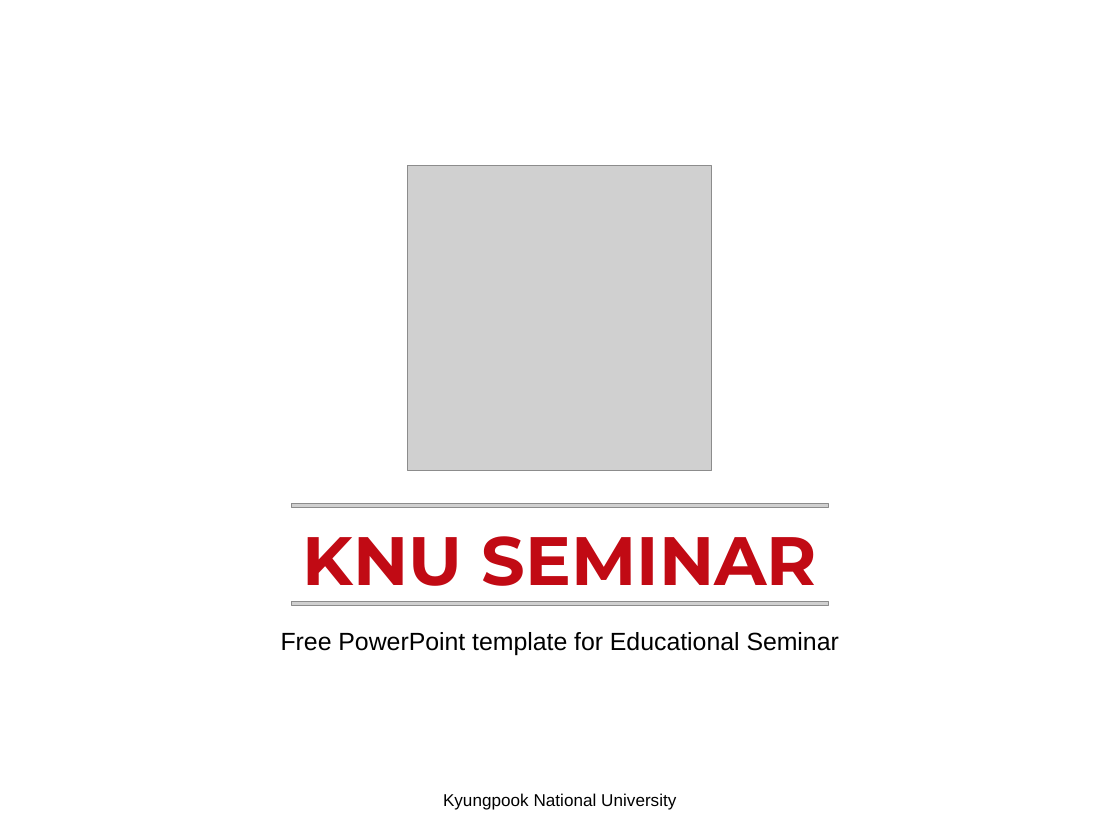
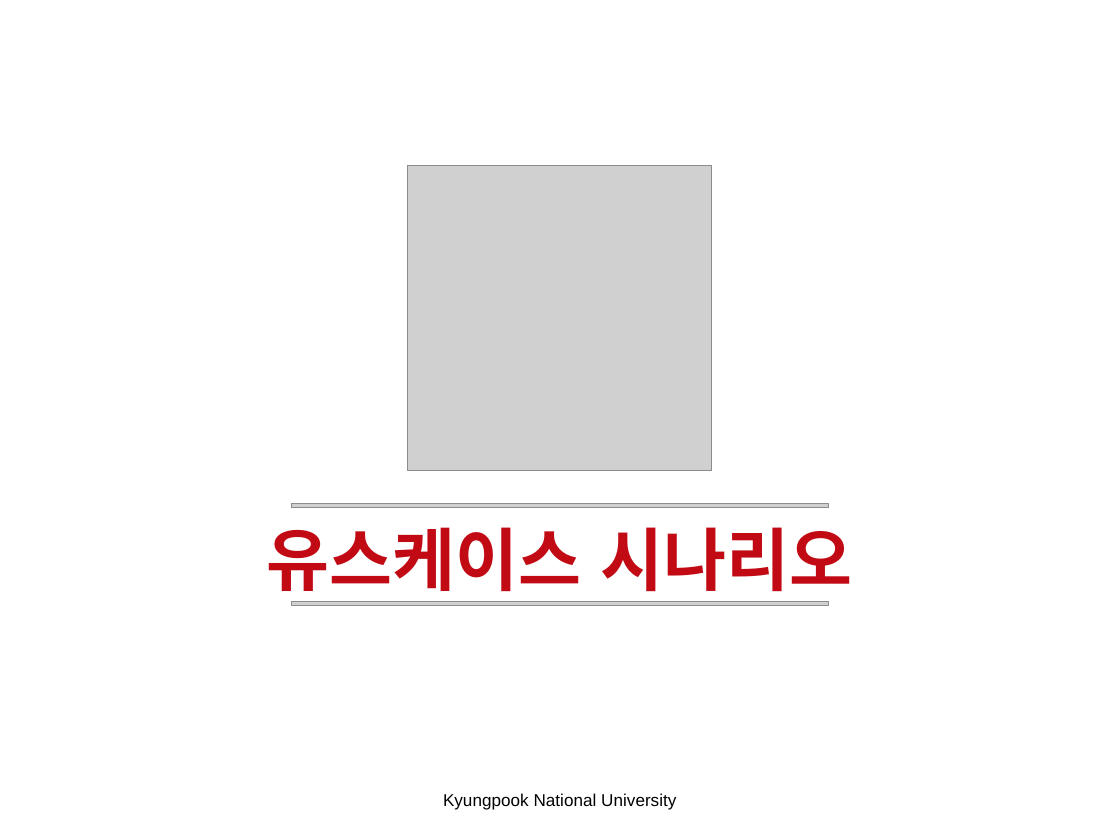
Before and after one commit to gtrash12/sw-project, a slide deck: slide 1 of 유스케이스 시나리오.pptx. Drawn at 1120x840 pixels with LibreOffice and Linux fonts; fonts in the diff are those of the drawing; grey boxes stand for pictures; background and template pictures are left out. Boxes give left, top, right and bottom in pixels: in the first picture for what was removed or moved away, otherwise in the second. Text is boxed around its words. In the diff, an @@ line names an element or a change of style, - is before the commit and + after.

```diff
--- a/유스케이스 시나리오.pptx
+++ b/유스케이스 시나리오.pptx
@@ text at box(267, 527, 853, 603): text changed @@
-KNU SEMINAR
+유스케이스 시나리오
@@ text removed at box(281, 632, 839, 655) @@
-Free PowerPoint template for Educational Seminar
```
Also in this commit, not shown: 7 other slides changed.
